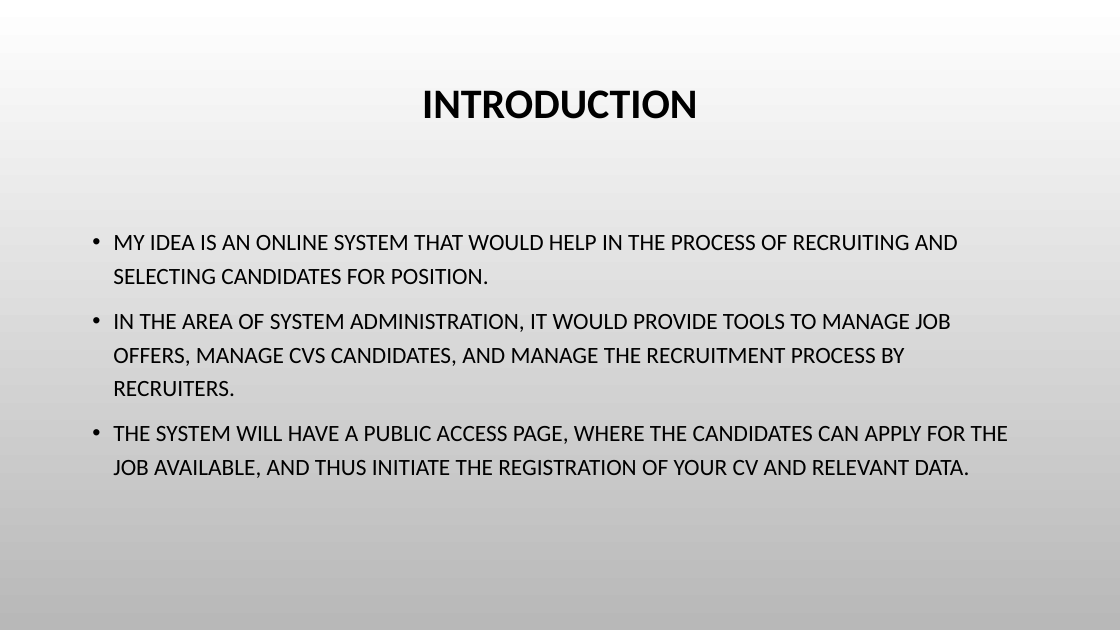
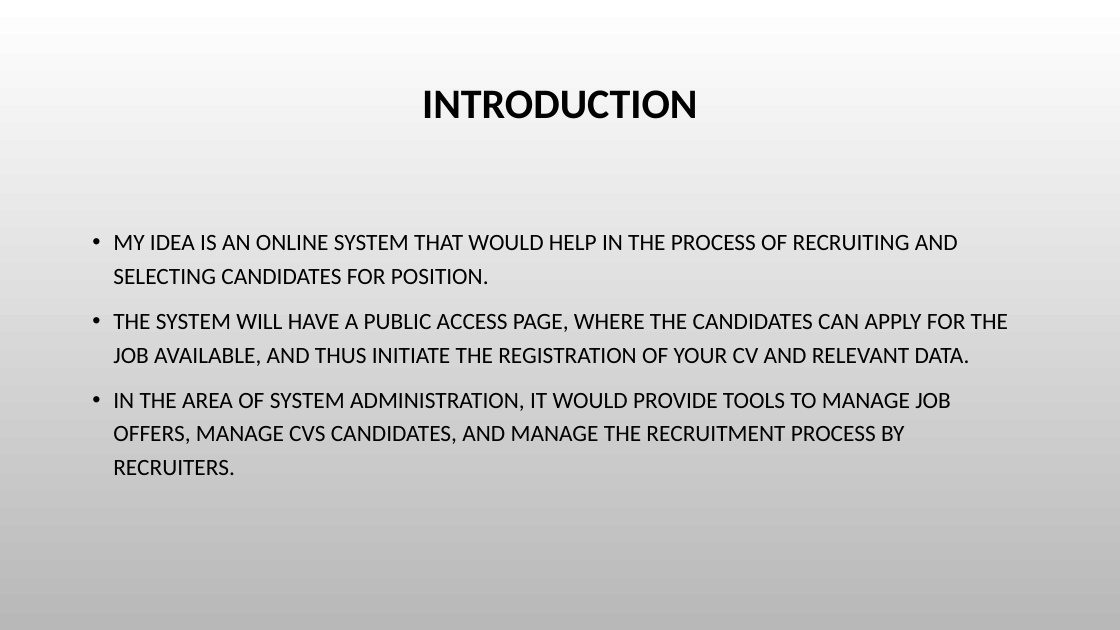
Before and after one commit to alexpt2000/4Year_MainProject_MyCareer, a slide deck: slide 2 of Presentation/Presentation - Project.odp. Drawn at 1120x630 pixels with LibreOffice and Linux fonts; fonts in the diff are those of the drawing; background and template pictures are left out. Boxes give left, top, right and bottom in pixels: in the first picture for what was removed or moved away, otherwise in the second. Text is boxed around its words. In the diff, an @@ line names an element or a change of style, - is before the commit and + after.

Commit message:
Last update Presentation

```diff
--- a/Presentation/Presentation - Project.odp
+++ b/Presentation/Presentation - Project.odp
@@ text at <box>113,314,1008,366</box>: paragraph added @@
+• THE SYSTEM WILL HAVE A PUBLIC ACCESS PAGE, WHERE THE CANDIDATES CAN APPLY FOR THE JOB AVAILABLE, AND THUS INITIATE THE REGISTRATION OF YOUR CV AND RELEVANT DATA.
@@ text at <box>113,426,1008,478</box>: paragraph removed @@
-• THE SYSTEM WILL HAVE A PUBLIC ACCESS PAGE, WHERE THE CANDIDATES CAN APPLY FOR THE JOB AVAILABLE, AND THUS INITIATE THE REGISTRATION OF YOUR CV AND RELEVANT DATA.
```
Also in this commit, not shown: 1 other slide changed, 1 other file.
